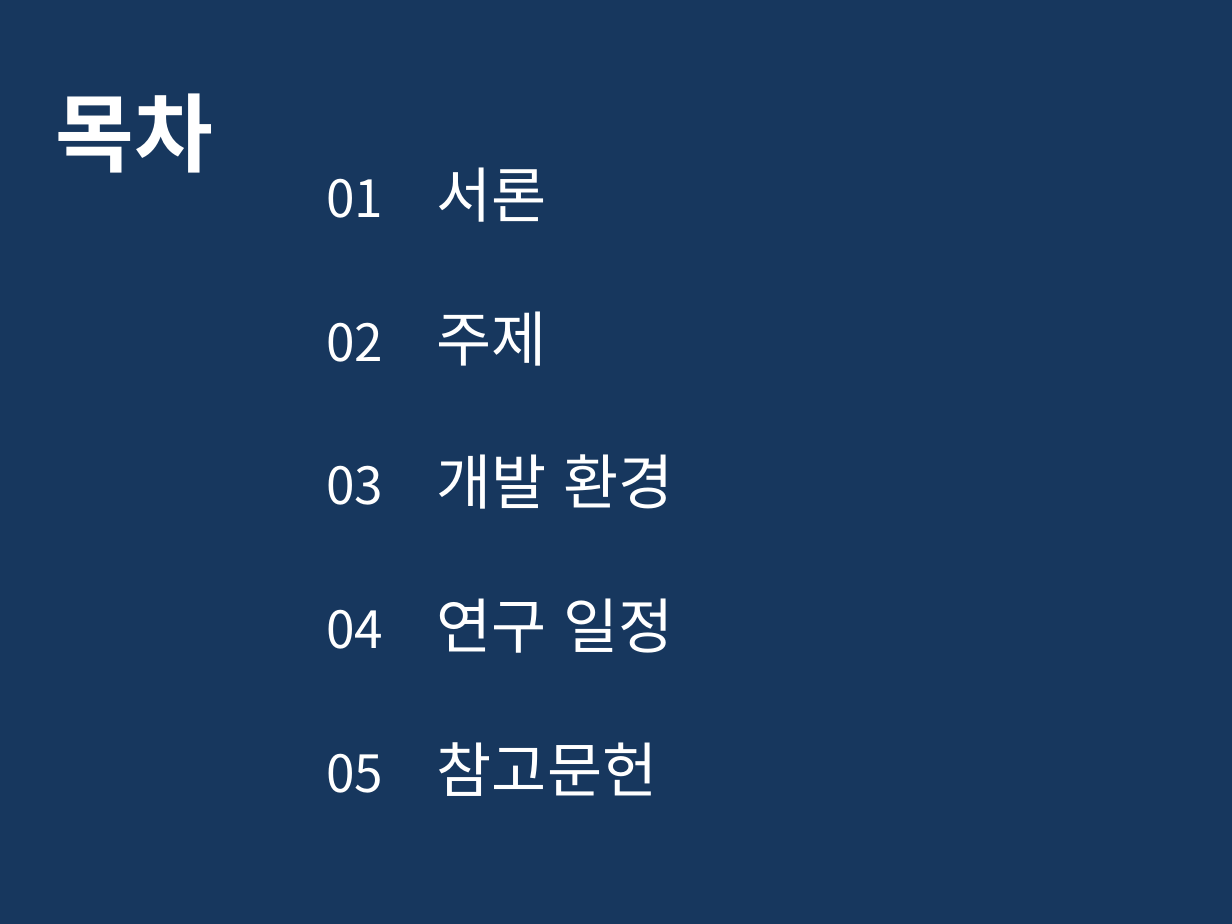
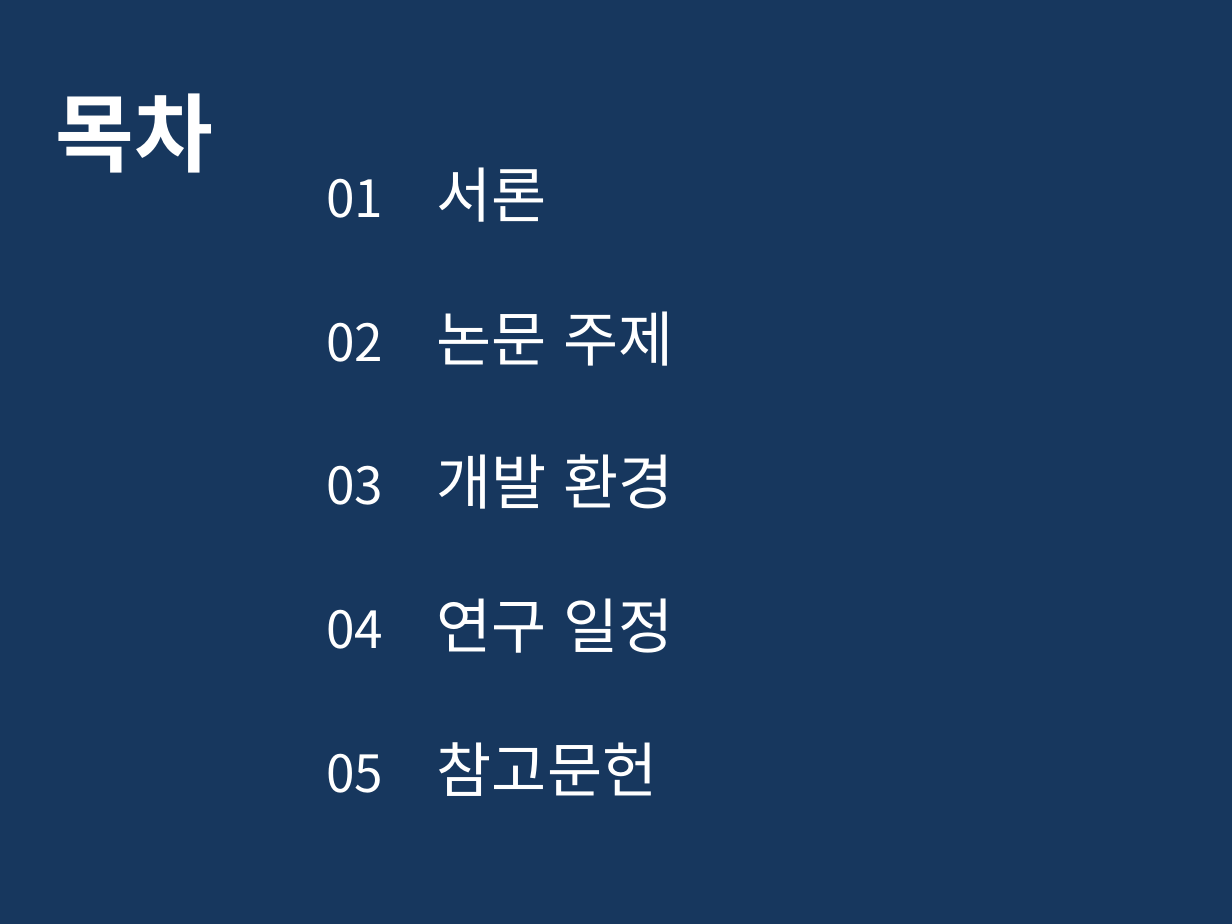
Before and after one commit to glad1470/2019_research, a slide deck: slide 2 of Doc/주제 선정 및 시장 조사_19.03.19/졸업논문 주제_임광효_김준영_2.pptx. Drawn at 1232x924 pixels with LibreOffice and Linux fonts; fonts in the diff are those of the drawing. Boxes give left, top, right and bottom in pixels: in the first picture for what was removed or moved away, otherwise in the second. Text is boxed around its words. In the diff, an @@ line names an element or a change of style, - is before the commit and + after.

```diff
--- a/Doc/주제 선정 및 시장 조사_19.03.19/졸업논문 주제_임광효_김준영_2.pptx
+++ b/Doc/주제 선정 및 시장 조사_19.03.19/졸업논문 주제_임광효_김준영_2.pptx
@@ text at <box>326,311,674,366</box>: text changed; size 30 to 35 pt @@
-02 주제
+02 논문 주제
```
Also in this commit, not shown: 7 other slides changed, 1 other file.
